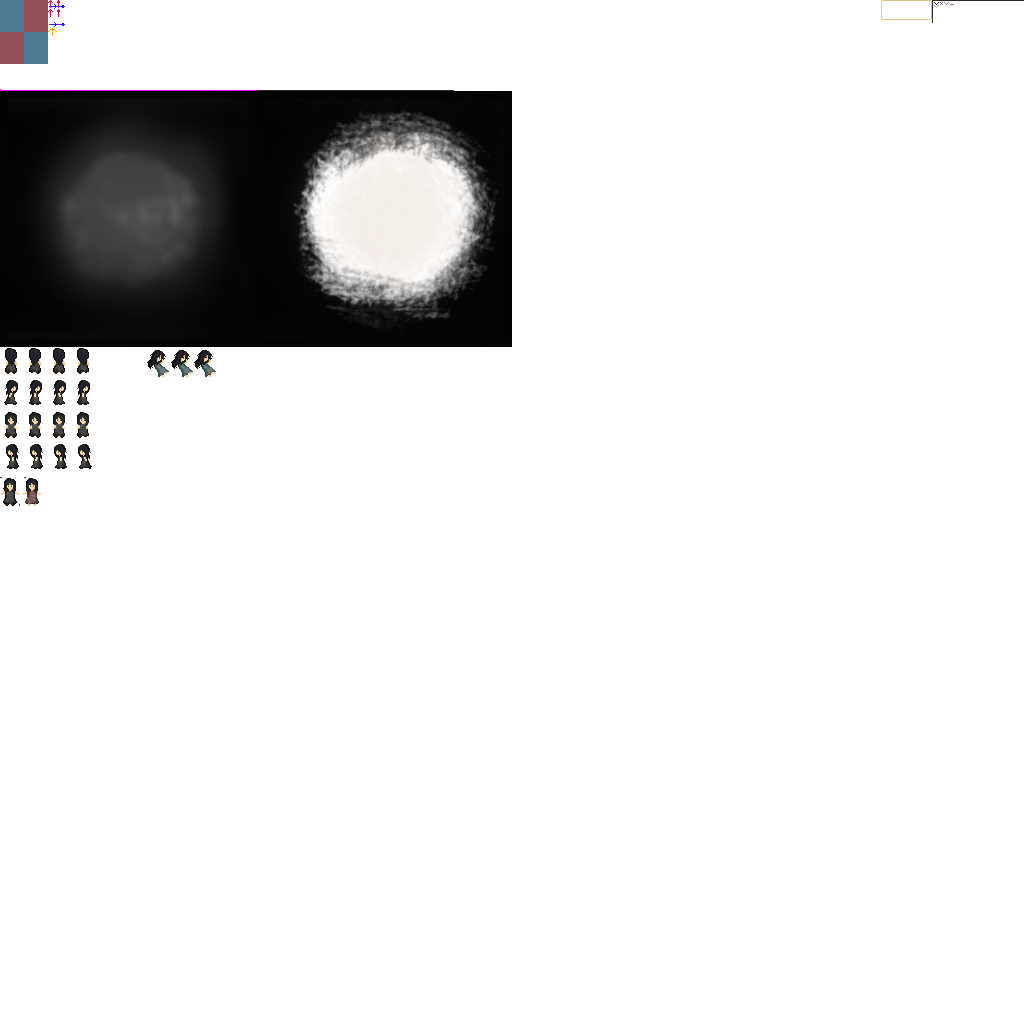
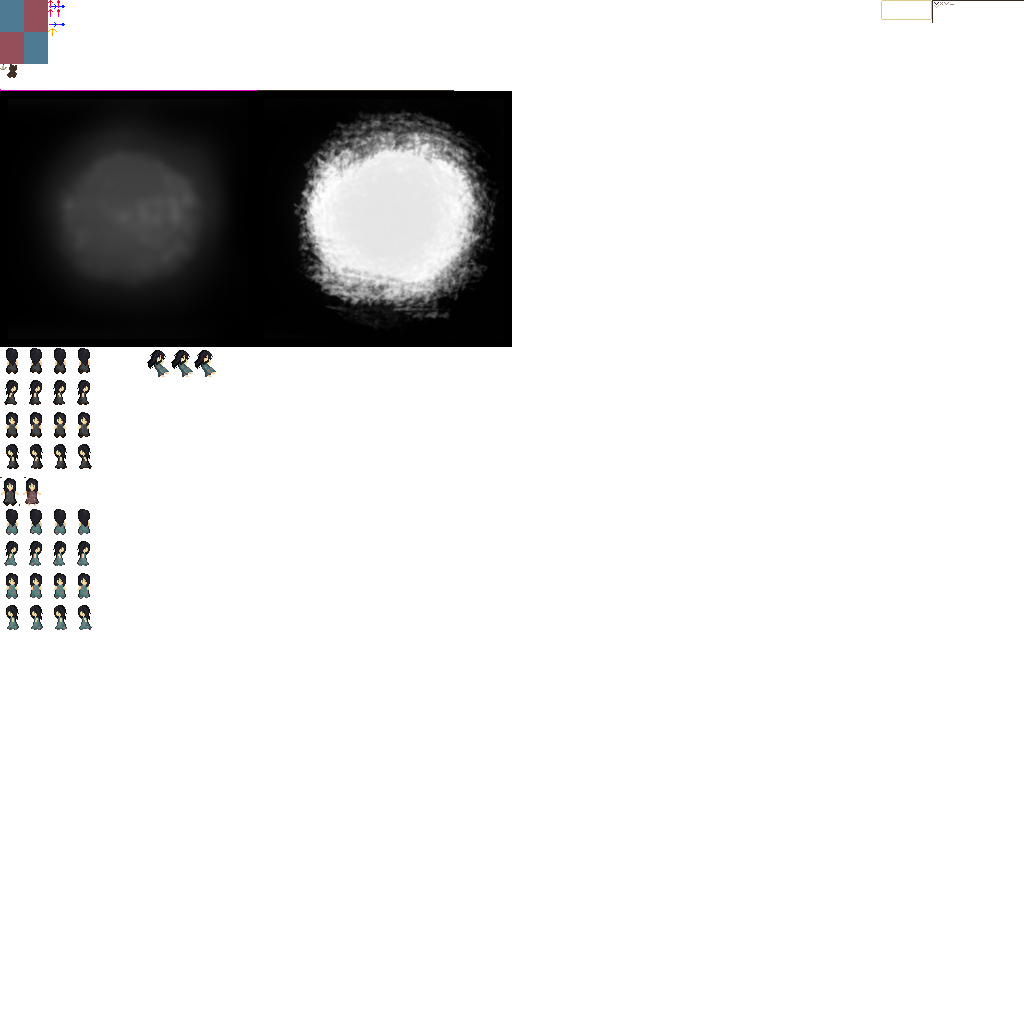
The second 1024x1024 image is a revision of the first. Changes to its layers:
added layer "Paint Layer 1 (pasted)" above "Background" over [0, 64, 114, 188]
painted on "Background" over [0, 64, 512, 630]
